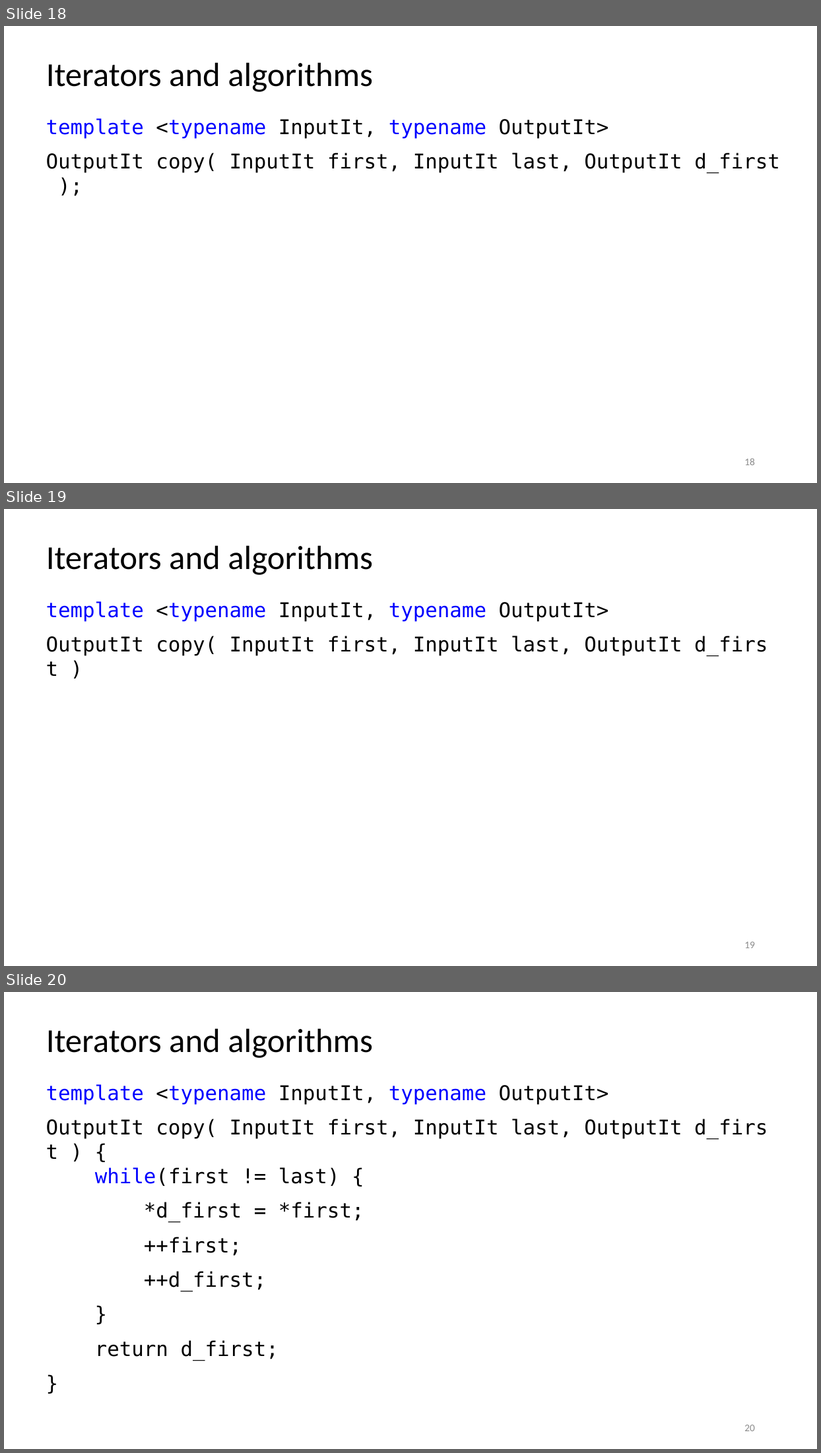
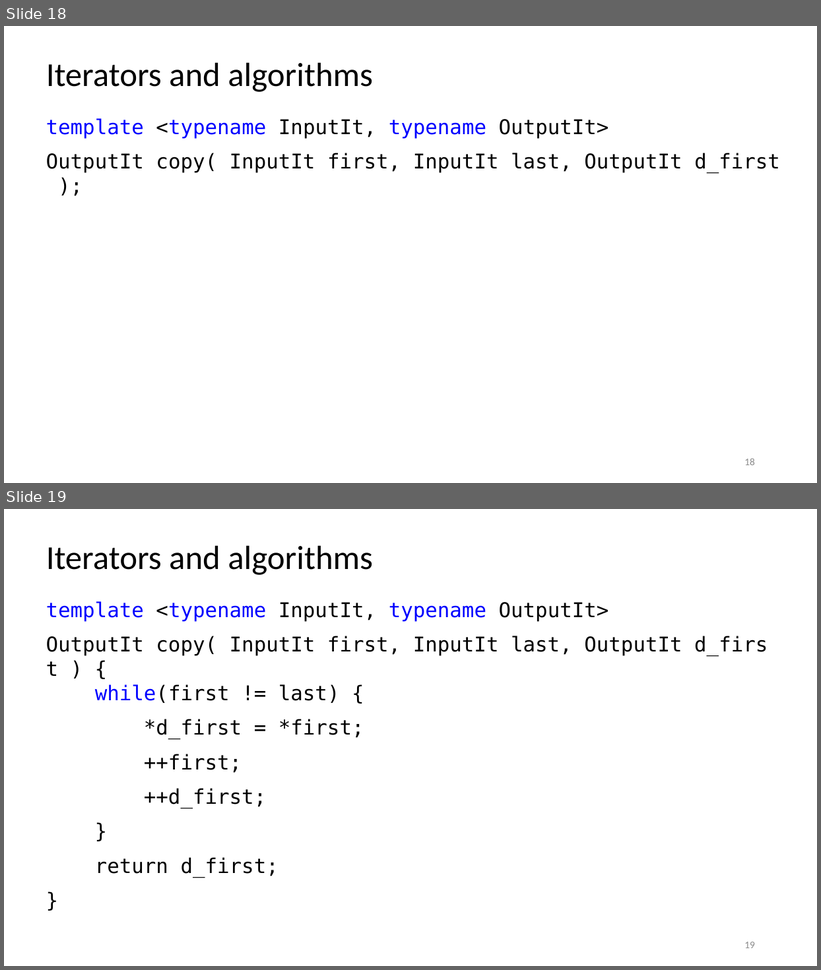
Before and after one commit to rarutyun/cpp-courses, a slide deck: 08_iterators/08_iterators.pptx. Shown one above the other, each under a label of ours: slides 18, 19 and 20 before the commit, slides 18 and 19 after it. The pictures are 821x1453 and 821x970 pixels, drawn with LibreOffice and Linux fonts; fonts in the diff are those of the drawing. Boxes give left, top, right and bottom in pixels: in the first picture for what was removed or moved away, otherwise in the second. Text is boxed around its words. In the diff, an @@ line names an element or a change of style, - is before the commit and + after.

```diff
--- a/08_iterators/08_iterators.pptx
+++ b/08_iterators/08_iterators.pptx
@@ slide 19 removed at <box>4,509,817,966</box>, background #FFFFFF @@
@@ title removed at <box>46,545,373,575</box> @@
-Iterators and algorithms
@@ text removed at <box>46,601,768,656</box> @@
-template <typename InputIt, typename OutputIt>
-OutputIt copy( InputIt first, InputIt last, OutputIt d_first )
@@ page number removed at <box>745,942,755,949</box> @@
-19
@@ what was slide 20 is now slide 19 @@
@@ page number at <box>745,942,755,949</box>: text changed @@
-20
+19
```
Also in this commit, not shown: 4 slides changed.
